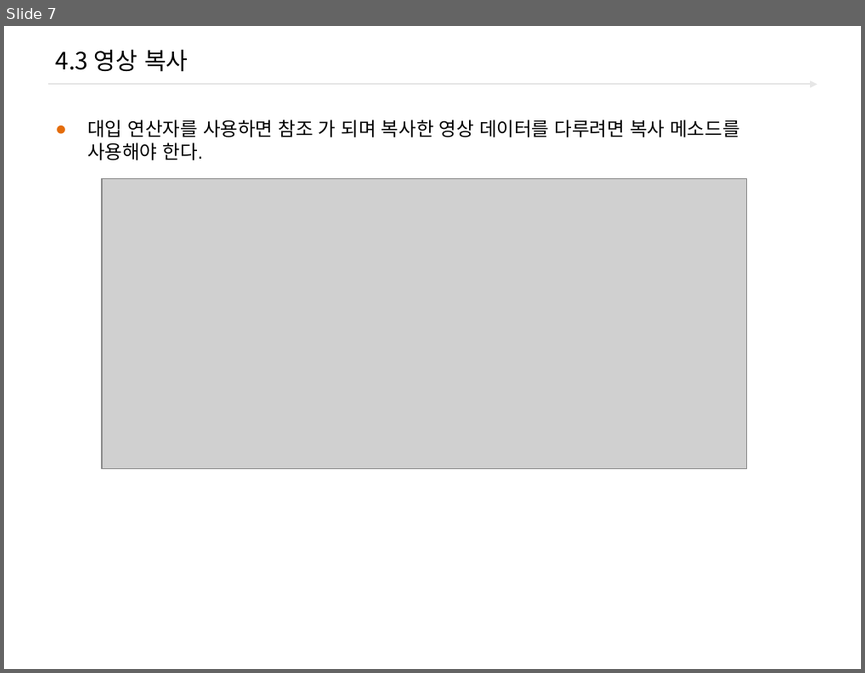
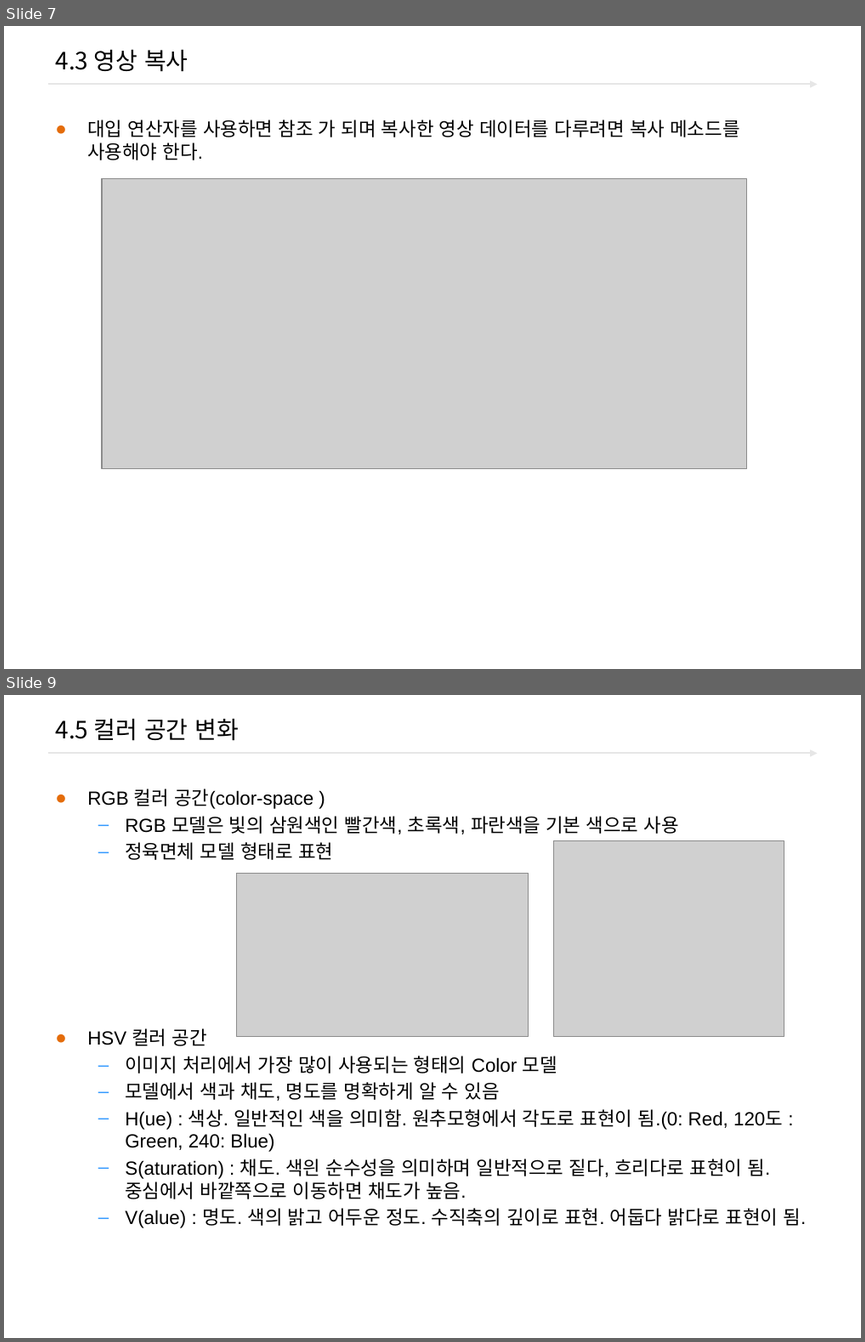
Before and after one commit to freshmea/ict_robot_dajung, a slide deck: pdf_ppt/2.OpenCV/Open_cv_04_기본 연산.pptx. Shown one above the other, each under a label of ours: slide 7 before the commit, slides 7 and 9 after it; the slides between them are not shown. The pictures are 865x673 and 865x1342 pixels, drawn with LibreOffice and Linux fonts; fonts in the diff are those of the drawing; grey boxes stand for pictures; background and template pictures are left out. Boxes give left, top, right and bottom in pixels: in the first picture for what was removed or moved away, otherwise in the second. Text is boxed around its words. In the diff, an @@ line names an element or a change of style, - is before the commit and + after.

```diff
--- a/pdf_ppt/2.OpenCV/Open_cv_04_기본 연산.pptx
+++ b/pdf_ppt/2.OpenCV/Open_cv_04_기본 연산.pptx
@@ slide 9 added at [4, 695, 861, 1338], background #FFFFFF; not listed: 1 template element that a slide beside it also shows @@
@@ title added at [55, 718, 239, 741], 20 pt, text #000000 @@
+4.5 컬러 공간 변화
@@ text added at [87, 789, 806, 1228], 16 pt, text #000000 @@
+● RGB 컬러 공간(color-space )
+  – RGB 모델은 빛의 삼원색인 빨간색, 초록색, 파란색을 기본 색으로 사용
+  – 정육면체 모델 형태로 표현
+● HSV 컬러 공간
+  – 이미지 처리에서 가장 많이 사용되는 형태의 Color 모델
+  – 모델에서 색과 채도, 명도를 명확하게 알 수 있음
+  – H(ue) : 색상. 일반적인 색을 의미함. 원추모형에서 각도로 표현이 됨.(0: Red, 120도 : Green, 240: Blue)
+  – S(aturation) : 채도. 색읜 순수성을 의미하며 일반적으로 짙다, 흐리다로 표현이 됨. 중심에서 바깥쪽으로 이동하면 채도가 높음.
+  – V(alue) : 명도. 색의 밝고 어두운 정도. 수직축의 깊이로 표현. 어둡다 밝다로 표현이 됨.
@@ picture added at [553, 840, 783, 1036] @@
@@ picture added at [237, 873, 528, 1037] @@
```
Also in this commit, not shown: 1 slide changed, 8 other slides added.
